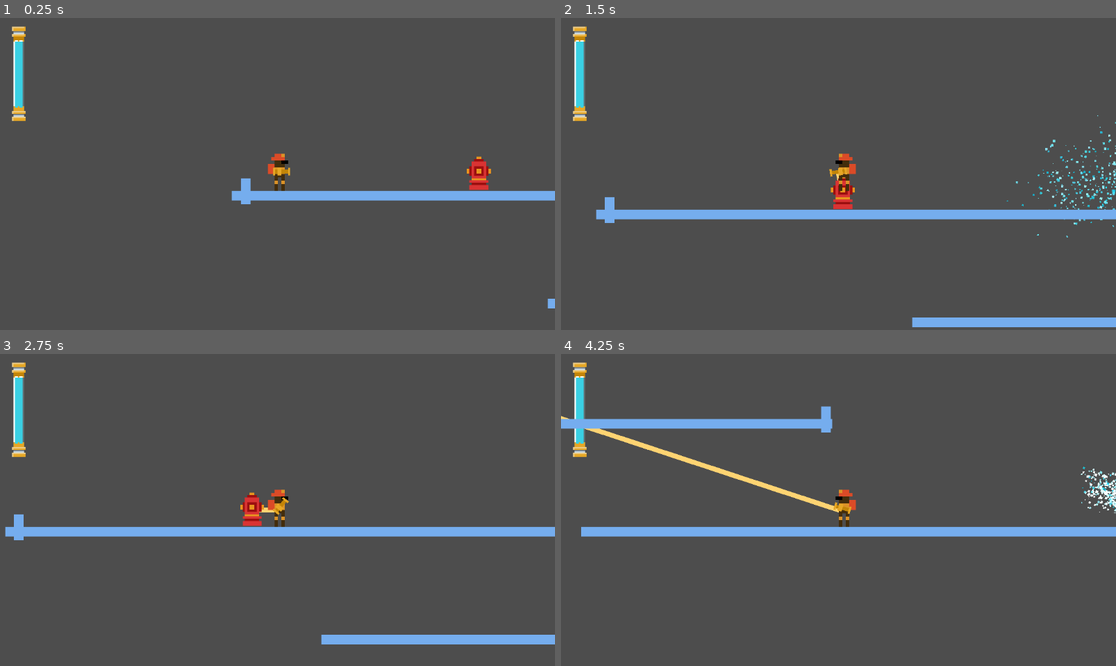
Above: before the commit, frames 1-4 (two rows, left to right).
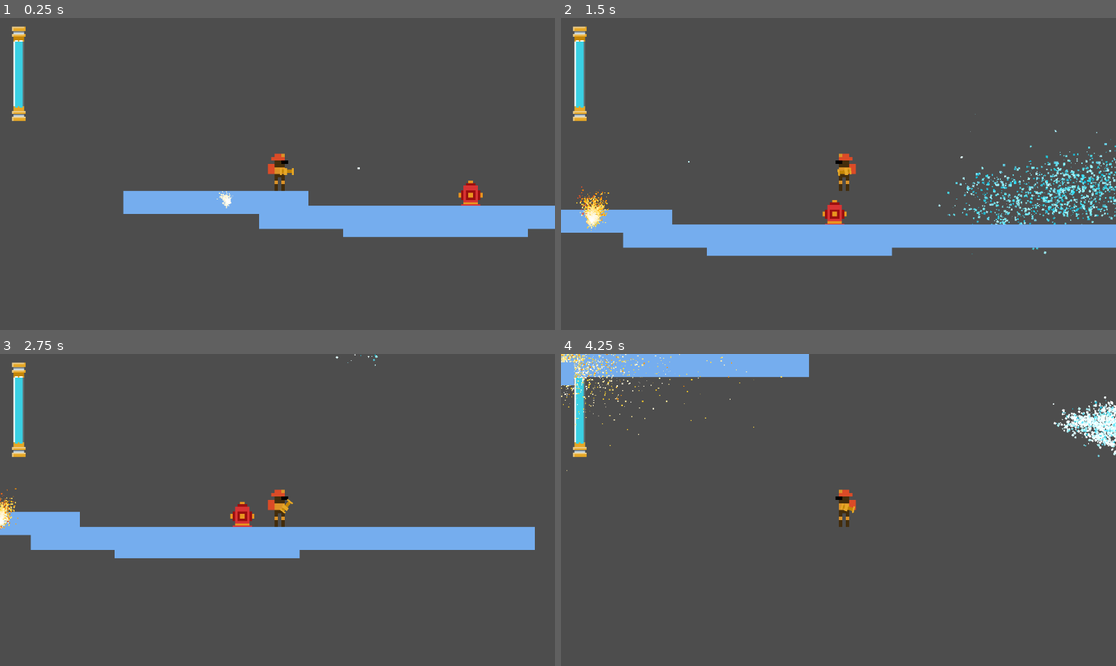
Above: after the commit, the same moments.

Repository: Samanagos/firefighting-game
Game: Godot game, scene res://scenes/Main.tscn
Same seed, same stepped clock (60 frames per second), same inputs: the game is played once before the commit and once after it.
Inputs (mouse positions are in pixels of both pictures, inside the frame that each line leads up to):
- Up to frame 1 (0.25 s): no input
- Up to frame 2 (1.5 s): move the mouse to (960, 158) at 0.52 s; hold D (move_right) 0.53-1.28 s; click (960, 158) at 0.6 s; tap Space (move_jump) at 0.77 s; move the mouse to (727, 189) at 1.27 s; hold A (move_left) from 1.28 s (still down); tap E (interact) at 1.35 s
- Up to frame 3 (2.75 s): tap Space (move_jump) at 1.52 s; click (166, 525) at 1.55 s; move the mouse to (333, 441) at 2.02 s; release A (move_left) at 2.03 s; hold D (move_right) from 2.03 s (still down); click (333, 441) at 2.1 s
- Up to frame 4 (4.25 s): move the mouse to (810, 572) at 2.77 s; click (810, 572) at 2.85 s; tap Space (move_jump) at 3.02, 3.77 s; move the mouse to (1005, 556) at 3.52 s; release D (move_right) at 3.53 s; hold A (move_left) from 3.53 s (still down); tap E (interact) at 3.6 s; click (1005, 556) at 3.8 s

The runs differ from the first frame. In frame 1, 8.7% of the frame differs, in the area x 22-100%, y 44-94%; in frame 2, 15%, in the area x 0-100%, y 30-100%; in frame 3, 7.7%; in frame 4, 10%.

Commit message:
Fire is still stupid.

Diff:
--- /dev/null
+++ b/platform.gd
@@ -0,0 +1,7 @@
+extends StaticBody2D
+
+@export var extinguished = true
+
+func _ready():
+	$FireArea.extinguished = extinguished
+	$FireArea.fire_toggle()
--- a/scenes/Main.tscn
+++ b/scenes/Main.tscn
@@ -10,7 +10,7 @@
 position = Vector2(5, 494)
 
 [node name="FireHydrant" parent="." node_paths=PackedStringArray("player") instance=ExtResource("3_icb62")]
-position = Vector2(484, -35)
+position = Vector2(476, -30)
 player = NodePath("../Player")
 
 [node name="Sprite2D" type="Sprite2D" parent="FireHydrant"]
@@ -19,7 +19,7 @@
 texture = ExtResource("2_y2nw0")
 
 [node name="Player" parent="." instance=ExtResource("1_7s12c")]
-position = Vector2(66, -48)
+position = Vector2(75, -94)
 spray_power = 20.0
 
 [node name="Cam" type="Camera2D" parent="Player"]
@@ -42,16 +42,50 @@
 scale = Vector2(21.8, 1)
 
 [node name="Platform" parent="." instance=ExtResource("2_xnqmj")]
-rotation = 1.5708
+position = Vector2(67, -22)
 
 [node name="Platform2" parent="." instance=ExtResource("2_xnqmj")]
-position = Vector2(1135, 0)
-rotation = 1.5708
+position = Vector2(19, -22)
 
-[node name="MainPlat2" parent="." instance=ExtResource("2_xnqmj")]
-position = Vector2(1216, 233)
-scale = Vector2(21.8, 1)
+[node name="Platform3" parent="." instance=ExtResource("2_xnqmj")]
+position = Vector2(115, -22)
 
-[node name="MainPlat3" parent="." instance=ExtResource("2_xnqmj")]
-position = Vector2(-67.9998, 357)
-scale = Vector2(21.8, 1)
+[node name="Platform4" parent="." instance=ExtResource("2_xnqmj")]
+position = Vector2(-29, -22)
+extinguished = false
+
+[node name="Platform5" parent="." instance=ExtResource("2_xnqmj")]
+position = Vector2(-125, -22)
+
+[node name="Platform6" parent="." instance=ExtResource("2_xnqmj")]
+position = Vector2(-173, -22)
+
+[node name="Platform7" parent="." instance=ExtResource("2_xnqmj")]
+position = Vector2(-77, -22)
+
+[node name="Platform8" parent="." instance=ExtResource("2_xnqmj")]
+position = Vector2(-221, -22)
+
+[node name="Platform9" parent="." instance=ExtResource("2_xnqmj")]
+position = Vector2(523, 26)
+
+[node name="Platform10" parent="." instance=ExtResource("2_xnqmj")]
+position = Vector2(475, 26)
+
+[node name="Platform11" parent="." instance=ExtResource("2_xnqmj")]
+position = Vector2(571, 26)
+
+[node name="Platform12" parent="." instance=ExtResource("2_xnqmj")]
+position = Vector2(427, 26)
+
+[node name="Platform13" parent="." instance=ExtResource("2_xnqmj")]
+position = Vector2(331, 26)
+
+[node name="Platform14" parent="." instance=ExtResource("2_xnqmj")]
+position = Vector2(283, 26)
+
+[node name="Platform15" parent="." instance=ExtResource("2_xnqmj")]
+position = Vector2(379, 26)
+
+[node name="Platform16" parent="." instance=ExtResource("2_xnqmj")]
+position = Vector2(235, 26)
--- a/scenes/fire.tscn
+++ b/scenes/fire.tscn
@@ -13,32 +13,33 @@
 
 [sub_resource type="ParticleProcessMaterial" id="ParticleProcessMaterial_7grkq"]
 particle_flag_disable_z = true
-direction = Vector3(0, 10, 0)
+direction = Vector3(0, -1, 0)
 initial_velocity_min = 45.45
 initial_velocity_max = 106.06
 gravity = Vector3(0, -100, 0)
 scale_max = 3.0
 color_ramp = SubResource("GradientTexture1D_bsouu")
 turbulence_enabled = true
-turbulence_noise_strength = 16.1
-turbulence_noise_scale = 2.191
+turbulence_noise_strength = 20.0
+turbulence_noise_scale = 5.0
 turbulence_noise_speed_random = 3.81
 turbulence_influence_min = 0.136
 turbulence_influence_max = 0.707
 
 [sub_resource type="RectangleShape2D" id="RectangleShape2D_70xhi"]
-size = Vector2(20, 14)
+size = Vector2(64, 64)
 
 [node name="FireArea" type="Area2D"]
+collision_layer = 2
+collision_mask = 2
 script = ExtResource("1_06xwt")
 
 [node name="FireParticle" type="GPUParticles2D" parent="."]
 material = SubResource("CanvasItemMaterial_yalqa")
-position = Vector2(101, 98.75)
-amount = 10000
+scale = Vector2(2, 2)
+amount = 5000
 process_material = SubResource("ParticleProcessMaterial_7grkq")
 lifetime = 1.5
 
 [node name="Detection" type="CollisionShape2D" parent="."]
-position = Vector2(101, 99)
 shape = SubResource("RectangleShape2D_70xhi")
--- a/scenes/platform.tscn
+++ b/scenes/platform.tscn
@@ -1,9 +1,13 @@
-[gd_scene load_steps=2 format=3 uid="uid://bwt5qex4ltk7a"]
+[gd_scene load_steps=4 format=3 uid="uid://bwt5qex4ltk7a"]
+
+[ext_resource type="PackedScene" uid="uid://c6sie4d32ux7e" path="res://scenes/fire.tscn" id="1_2j602"]
+[ext_resource type="Script" path="res://platform.gd" id="1_ggfn8"]
 
 [sub_resource type="RectangleShape2D" id="RectangleShape2D_kkoyg"]
-size = Vector2(54, 20)
+size = Vector2(48, 48)
 
 [node name="Platform" type="StaticBody2D"]
+script = ExtResource("1_ggfn8")
 
 [node name="ColorRect" type="ColorRect" parent="."]
 anchors_preset = 8
@@ -11,13 +15,15 @@
 anchor_top = 0.5
 anchor_right = 0.5
 anchor_bottom = 0.5
-offset_left = -27.0
-offset_top = -10.0
-offset_right = 27.0
-offset_bottom = 10.0
+offset_left = -24.0
+offset_top = -24.0
+offset_right = 24.0
+offset_bottom = 24.0
 grow_horizontal = 2
 grow_vertical = 2
 color = Color(0.460056, 0.679832, 0.931308, 1)
 
 [node name="CollisionShape2D" type="CollisionShape2D" parent="."]
 shape = SubResource("RectangleShape2D_kkoyg")
+
+[node name="FireArea" parent="." instance=ExtResource("1_2j602")]
--- a/scenes/player.tscn
+++ b/scenes/player.tscn
@@ -75,9 +75,9 @@
 shape = SubResource("RectangleShape2D_ldrmh")
 
 [node name="HoseNozzle" type="Sprite2D" parent="."]
-position = Vector2(4, -5)
-scale = Vector2(4.40039, 3.80574)
-texture = ExtResource("2_61k7d")
+position = Vector2(16, -5)
+scale = Vector2(3.5, 3.5)
+texture = ExtResource("3_p7s8x")
 script = ExtResource("2_8bjvu")
 
 [node name="WaterParticles" type="GPUParticles2D" parent="HoseNozzle"]
@@ -92,6 +92,15 @@
 trail_lifetime = 0.5
 script = ExtResource("3_v67gs")
 
+[node name="SprayColArea" type="Area2D" parent="HoseNozzle"]
+position = Vector2(4.57143, -4.76837e-07)
+collision_layer = 2
+collision_mask = 2
+monitorable = false
+
+[node name="SprayColArea" type="CollisionPolygon2D" parent="HoseNozzle/SprayColArea"]
+polygon = PackedVector2Array(0, -0.857143, 0, 1.42857, 118.857, 19.7143, 118.857, -16.8571)
+
 [node name="GroundLeft" type="RayCast2D" parent="."]
 position = Vector2(-8, 0)
 target_position = Vector2(0, 41)
--- a/scripts/fire.gd
+++ b/scripts/fire.gd
@@ -1,34 +1,38 @@
 extends Area2D
 
-var to_extinguish: bool = false
-var extinguished: bool = true
-var rekindle: bool = false
-var rekindle_timer_sec: float = 1.5
+@export var extinguished: bool = true
+@export var rekindle: bool = false
+@export var rekindle_time: float = 3
+var rekindle_timer_sec: float = rekindle_time
 
-@export var water_name: String = ""
+var water_name: String = "SprayColArea"
+
+func fire_toggle():
+	if extinguished:
+		$FireParticle.emitting = false
+	else:
+		$FireParticle.emitting = true
+
 
 func _process(delta):
 	var areas: Array[Area2D] = get_overlapping_areas()
 	if areas.size() > 0:
 		for a in areas:
+			print(a.name)
+
 			if a.name == water_name && !extinguished:
-				to_extinguish = true
-			elif a.name.contains(self.name) && extinguished:
+				print("HSBIHjdOACIHB WCHDBD NABWHBFIJHVBWI DJ")
+				$FireParticle.emitting = false
+				extinguished = true
+				rekindle = false
+			elif a.name.contains(self.name) && !self.extinguished && a.extinguished:
 				a.rekindle = true
 
-	if to_extinguish && !extinguished:
-		$FireParticle.amount_ratio = clampf($FireParticle.amount_ratio - delta, 0, 1)
+	if !$FireParticle.emitting && rekindle:
+		rekindle_timer_sec = clampf(rekindle_timer_sec - delta, 0, rekindle_time)
 
-		if $FireParticle.amount_ratio == 0:
-			extinguished = true
-
-	if rekindle:
-		rekindle_timer_sec = clampf(rekindle_timer_sec - delta, 0, 10)
-
-		if rekindle_timer_sec == 0:
-			$FireParticle.amount_ratio = clampf($FireParticle.amount_ratio + delta, 0, 1)
-
-		if $FireParticle.amount_ratio == 1:
-			rekindle = false
-			extinguished = false
-			to_extinguish = false
+	if rekindle_timer_sec == 0:
+		$FireParticle.emitting = true
+		rekindle = false
+		extinguished = false
+		rekindle_timer_sec = rekindle_time
--- a/scripts/player.gd
+++ b/scripts/player.gd
@@ -35,8 +35,6 @@
 	else: grounded = false
 
 	pressure = clampf(pressure + delta * charge_speed, 0, max_pressure)
-	print(pressure)
-
 	movement(delta)
 
 	# Spray stuff
@@ -46,9 +44,11 @@
 
 	$HoseNozzle.hose_pointing(spray_direction)
 	if Input.is_action_just_pressed("spray"):
+		$HoseNozzle/SprayColArea.monitorable = true
 		spraying = true
 		$AudioStreamPlayer2D.play()
 	elif Input.is_action_just_released("spray"):
+		$HoseNozzle/SprayColArea.monitorable = false
 		spraying = false
 		$AudioStreamPlayer2D.stop()
 		$HoseNozzle/WaterParticles.amount_ratio = 0
Not shown: 1 places in scenes/fire.tscn that only renumber resources
Not shown: 1 places in scenes/player.tscn that only renumber resources
